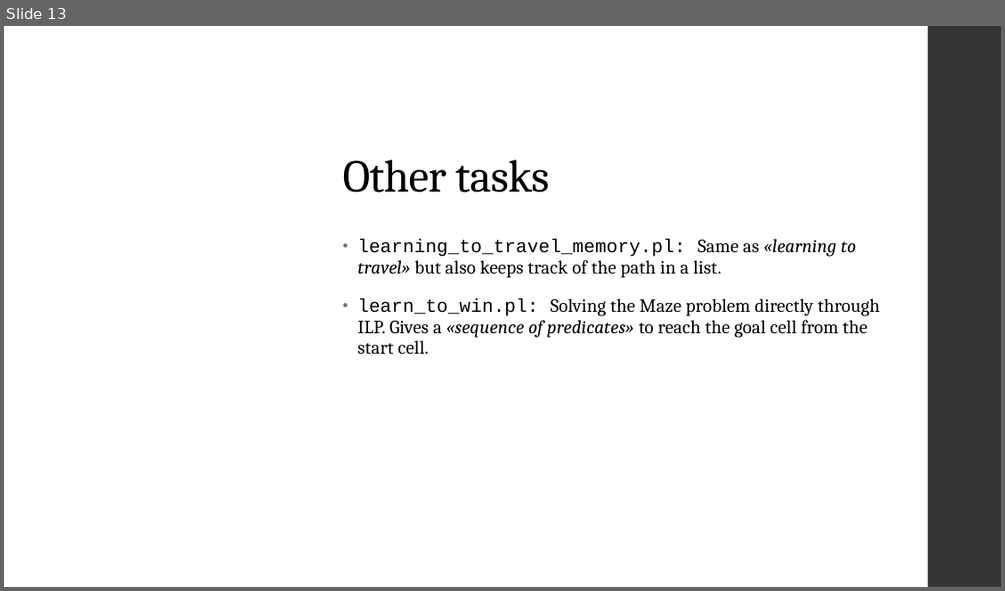
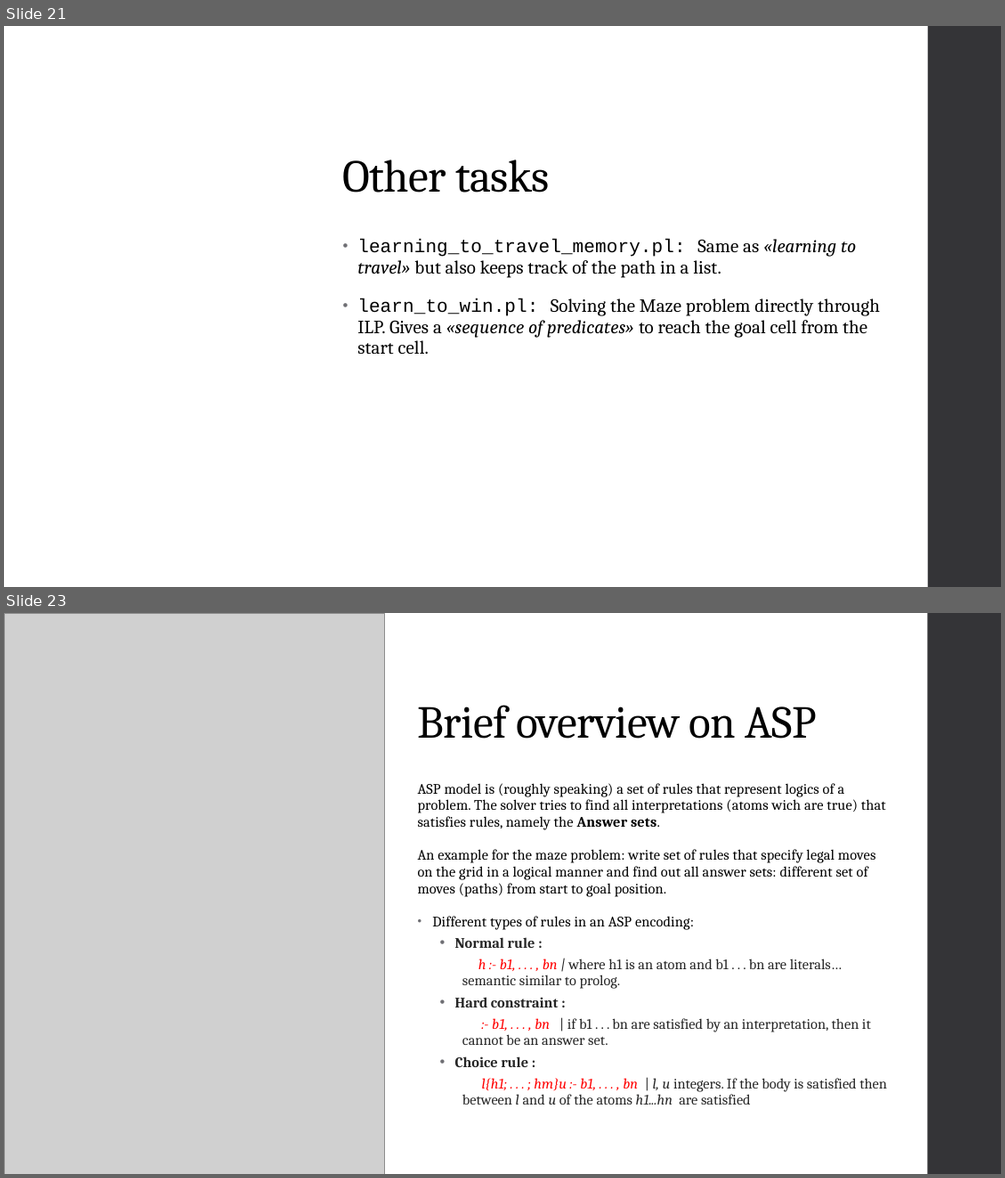
Before and after one commit to Alex-Dell1/ATAI_Maze_Project, a slide deck: ATAI_Presentation.pptx. Shown one above the other, each under a label of ours: slide 13 before the commit, slides 21 and 23 after it; the slides between them are not shown. The pictures are 1005x591 and 1005x1178 pixels, drawn with LibreOffice and Linux fonts; fonts in the diff are those of the drawing; grey boxes stand for pictures; background and template pictures are left out. Boxes give left, top, right and bottom in pixels: in the first picture for what was removed or moved away, otherwise in the second. Text is boxed around its words. In the diff, an @@ line names an element or a change of style, - is before the commit and + after.

```diff
--- a/ATAI_Presentation.pptx
+++ b/ATAI_Presentation.pptx
@@ slide 23 added at (4,613,1001,1174), background #FFFFFF; not listed: 1 template element that a slide beside it also shows @@
@@ picture added at (4,613,385,1174) @@
@@ title added at (418,705,816,738), 44 pt, text #000000 @@
+Brief overview on ASP
@@ text added at (418,783,887,1104), 14 pt, text #000000 @@
+ASP model is (roughly speaking) a set of rules that represent logics of a problem. The solver tries to find all interpretations (atoms wich are true) that satisfies rules, namely the Answer sets.
+An example for the maze problem: write set of rules that specify legal moves on the grid in a logical manner and find out all answer sets: different set of moves (paths) from start to goal position.
+• Different types of rules in an ASP encoding:
+  • Normal rule :
+    h :- b1, . . . , bn | where h1 is an atom and b1 . . . bn are literals…semantic similar to prolog.
+  • Hard constraint :
+    :- b1, . . . , bn | if b1 . . . bn are satisfied by an interpretation, then it cannot be an answer set.
+  • Choice rule :
+    l{h1; . . . ; hm}u :- b1, . . . , bn | l, u integers. If the body is satisfied then between l and u of the atoms h1...hn are satisfied
@@ what was slide 13 is now slide 21 @@
```
Also in this commit, not shown: 6 slides changed, 12 other slides added, 1 other file.
